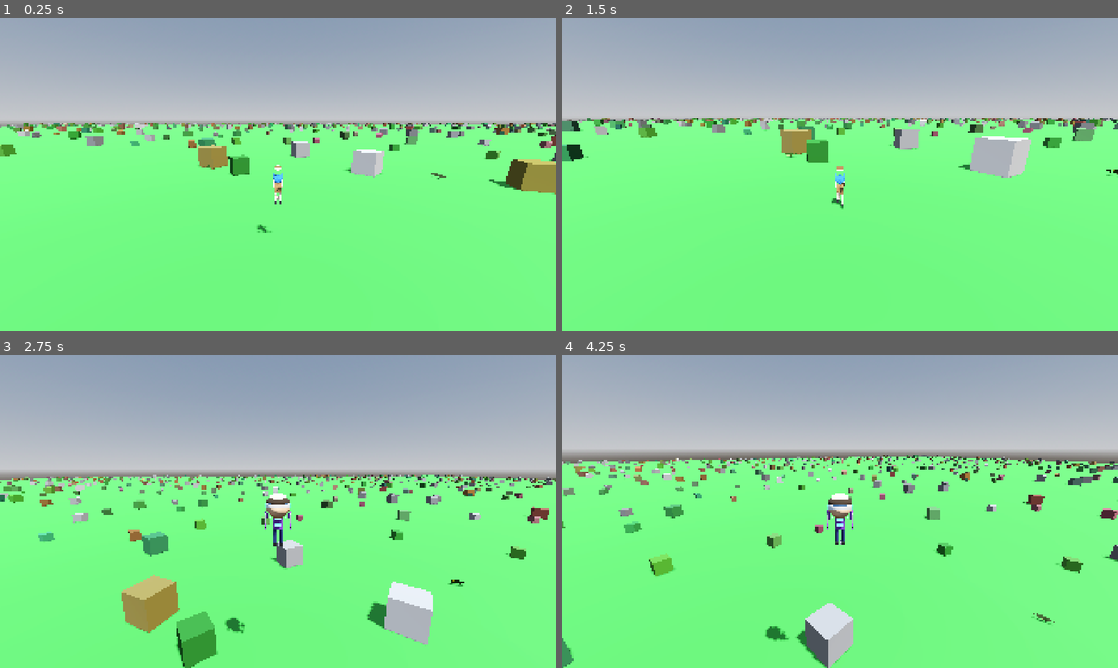
Above: before the commit, frames 1-4 (two rows, left to right).
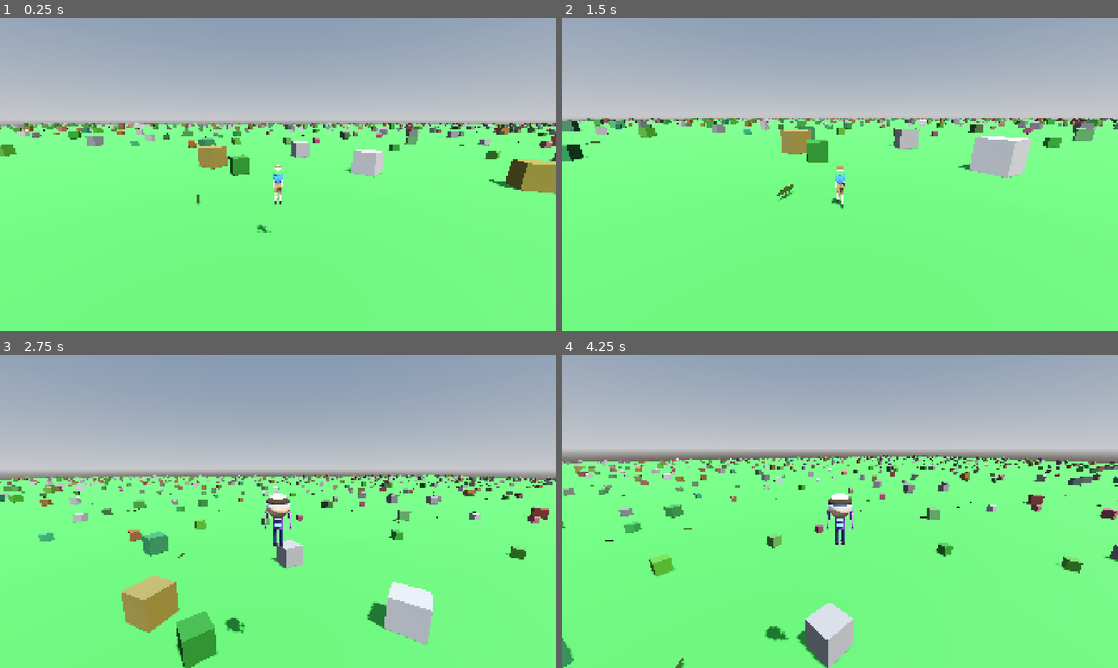
Above: after the commit, the same moments.

Repository: korjavin/godot-test1
Game: Godot game, scene res://scenes/main.tscn
Same seed, same stepped clock (60 frames per second), same inputs: the game is played once before the commit and once after it.
Inputs (mouse positions are in pixels of both pictures, inside the frame that each line leads up to):
- Up to frame 1 (0.25 s): no input
- Up to frame 2 (1.5 s): move the mouse to (867, 174) at 0.52 s; hold Ctrl (duck) 0.53-1.28 s; hold W (move_forward) from 0.53 s (still down); tap Space (jump) at 0.77 s; move the mouse to (812, 174) at 1.27 s; tap Shift (run) at 1.35 s
- Up to frame 3 (2.75 s): keep holding W (move_forward); tap Space (jump) at 1.52 s; move the mouse to (289, 505) at 2.02 s; hold E (switch_character) from 2.03 s (still down)
- Up to frame 4 (4.25 s): keep holding W (move_forward); move the mouse to (834, 517) at 2.77 s; release E (switch_character) at 2.78 s; tap Ctrl (duck) at 2.85 s; tap Space (jump) at 3.02, 3.77 s; move the mouse to (878, 514) at 3.52 s; hold Shift (run) from 3.53 s (still down)

The runs differ from the first frame. In frame 1, less than 0.1% of the frame differs, in the area x 0-94%, y 34-60%; in frame 2, 0.1%; in frame 3, less than 0.1%; in frame 4, 0.2%, in the area x 5-100%, y 32-100%.

Commit message:
Add dynamic crocodile spawning per terrain chunk
Crocodiles now spawn automatically with terrain chunks - 5 per chunk by default.
This makes the game much more challenging and creates an endless stream of enemies
as the player explores.

Changes:
- Added spawn_crocodiles configuration to endless_terrain.gd
- Added crocodiles_per_chunk parameter (default: 5)
- Added min_crocodile_spacing parameter (default: 8.0m)
- Implemented spawn_crocodiles_in_chunk() function
- Crocodiles spawn with deterministic randomness based on chunk coordinates
- Crocodiles are parented to chunks and removed when chunks despawn
- Removed static crocodiles from main.tscn

With render_distance=5, the player will be surrounded by approximately:
- 11x11 = 121 chunks
- 121 chunks × 5 crocodiles = ~605 crocodiles active at once
- Much more challenging gameplay!

Diff:
--- a/scenes/main.tscn
+++ b/scenes/main.tscn
@@ -1,8 +1,7 @@
-[gd_scene load_steps=7 format=3 uid="uid://clqb4rcmjrpgs"]
+[gd_scene load_steps=6 format=3 uid="uid://clqb4rcmjrpgs"]
 
 [ext_resource type="PackedScene" uid="uid://bqtq2xtxqnvvr" path="res://scenes/player.tscn" id="1_main"]
 [ext_resource type="Script" uid="uid://b07rwceo0eo4o" path="res://scripts/endless_terrain.gd" id="2_terrain"]
-[ext_resource type="PackedScene" uid="uid://crocodile01" path="res://scenes/characters/piglet_crocodile.tscn" id="3_crocodile"]
 
 [sub_resource type="ProceduralSkyMaterial" id="ProceduralSkyMaterial_1"]
 sky_horizon_color = Color(0.64625, 0.65575, 0.67075, 1)
@@ -31,18 +30,3 @@
 
 [node name="WorldEnvironment" type="WorldEnvironment" parent="."]
 environment = SubResource("Environment_1")
-
-[node name="Crocodile1" parent="." instance=ExtResource("3_crocodile")]
-transform = Transform3D(1, 0, 0, 0, 1, 0, 0, 0, 1, 8, 0.5, 5)
-
-[node name="Crocodile2" parent="." instance=ExtResource("3_crocodile")]
-transform = Transform3D(1, 0, 0, 0, 1, 0, 0, 0, 1, -12, 0.5, 8)
-
-[node name="Crocodile3" parent="." instance=ExtResource("3_crocodile")]
-transform = Transform3D(1, 0, 0, 0, 1, 0, 0, 0, 1, 15, 0.5, -10)
-
-[node name="Crocodile4" parent="." instance=ExtResource("3_crocodile")]
-transform = Transform3D(1, 0, 0, 0, 1, 0, 0, 0, 1, -8, 0.5, -15)
-
-[node name="Crocodile5" parent="." instance=ExtResource("3_crocodile")]
-transform = Transform3D(1, 0, 0, 0, 1, 0, 0, 0, 1, 20, 0.5, 12)
--- a/scripts/endless_terrain.gd
+++ b/scripts/endless_terrain.gd
@@ -44,9 +44,22 @@
 @export var object_size_min: float = 1.0
 @export var object_size_max: float = 2.5
 
+## Enable/disable crocodile spawning on terrain
+@export var spawn_crocodiles: bool = true
+
+## Number of crocodiles to spawn per chunk
+## Higher values = more dangerous terrain!
+@export var crocodiles_per_chunk: int = 5
+
+## Minimum distance between crocodiles (in meters)
+@export var min_crocodile_spacing: float = 8.0
+
 # ============================================================================
 # SECTION 2: INTERNAL STATE
 # ============================================================================
+
+## Preloaded crocodile scene for spawning
+var crocodile_scene: PackedScene
 
 ## Reference to the player node to track their position
 var player: Node3D
@@ -66,6 +79,12 @@
 	"""
 	Initialize the terrain system.
 	"""
+	# Load the crocodile scene for spawning
+	crocodile_scene = load("res://scenes/characters/piglet_crocodile.tscn")
+	if not crocodile_scene:
+		push_warning("Failed to load crocodile scene!")
+		spawn_crocodiles = false
+
 	# Find the player in the scene tree
 	# We'll use this to track where to generate terrain
 	await get_tree().process_frame  # Wait for scene to be fully ready
@@ -84,6 +103,7 @@
 	print("Endless Terrain System initialized!")
 	print("Chunk size: ", chunk_size, "m")
 	print("Render distance: ", render_distance, " chunks")
+	print("Crocodiles per chunk: ", crocodiles_per_chunk if spawn_crocodiles else 0)
 
 func _process(_delta: float) -> void:
 	"""
@@ -220,6 +240,10 @@
 	# Spawn objects in this chunk if enabled
 	if spawn_objects:
 		spawn_objects_in_chunk(chunk_pos, mesh_instance)
+
+	# Spawn crocodiles in this chunk if enabled
+	if spawn_crocodiles:
+		spawn_crocodiles_in_chunk(chunk_pos, mesh_instance)
 
 func spawn_objects_in_chunk(chunk_pos: Vector2i, parent_chunk: MeshInstance3D) -> void:
 	"""
@@ -328,6 +352,75 @@
 		parent_chunk.add_child(object_instance)
 		spawned_positions.append(object_pos)
 
+func spawn_crocodiles_in_chunk(chunk_pos: Vector2i, parent_chunk: MeshInstance3D) -> void:
+	"""
+	Spawns crocodile NPCs within a terrain chunk.
+
+	@param chunk_pos: Chunk coordinates for seeded random generation
+	@param parent_chunk: The chunk mesh to attach crocodiles to
+
+	EDUCATIONAL NOTE:
+	- Crocodiles are spawned dynamically with the terrain
+	- They are parented to the chunk so they're removed when chunk is removed
+	- This creates an endless stream of enemies as you explore
+	"""
+
+	if not crocodile_scene:
+		return
+
+	# Use chunk coordinates to create a unique but consistent seed
+	# Offset the hash value to get different positions than objects
+	var seed_value := hash(Vector2i(chunk_pos.x * 83492791, chunk_pos.y * 28411639))
+	var rng := RandomNumberGenerator.new()
+	rng.seed = seed_value
+
+	# Calculate the world position of this chunk's corner
+	var chunk_world_pos := chunk_to_world(chunk_pos)
+	var half_chunk := chunk_size / 2.0
+
+	# Store positions of spawned crocodiles to check spacing
+	var spawned_positions: Array[Vector3] = []
+
+	# Try to spawn crocodiles with proper spacing
+	var attempts := 0
+	var max_attempts := crocodiles_per_chunk * 5  # Allow multiple attempts per crocodile
+
+	while spawned_positions.size() < crocodiles_per_chunk and attempts < max_attempts:
+		attempts += 1
+
+		# Generate random position within chunk bounds
+		var margin := 3.0  # Keep away from edges
+		var random_x := rng.randf_range(-half_chunk + margin, half_chunk - margin)
+		var random_z := rng.randf_range(-half_chunk + margin, half_chunk - margin)
+		var crocodile_pos := Vector3(random_x, 0.5, random_z)  # Y=0.5 to spawn above ground
+
+		# Check if this position is far enough from existing crocodiles
+		var valid_position := true
+		for existing_pos in spawned_positions:
+			if crocodile_pos.distance_to(existing_pos) < min_crocodile_spacing:
+				valid_position = false
+				break
+
+		if not valid_position:
+			continue
+
+		# Instantiate the crocodile
+		var crocodile_instance = crocodile_scene.instantiate()
+		crocodile_instance.name = "Crocodile_%d_%d_%d" % [chunk_pos.x, chunk_pos.y, spawned_positions.size()]
+
+		# Position relative to chunk
+		crocodile_instance.position = crocodile_pos
+
+		# Random initial rotation for variety
+		crocodile_instance.rotation.y = rng.randf_range(0, TAU)
+
+		# Add to chunk (so it gets removed when chunk is removed)
+		parent_chunk.add_child(crocodile_instance)
+		spawned_positions.append(crocodile_pos)
+
+	if spawned_positions.size() > 0:
+		print("Spawned %d crocodiles in chunk (%d, %d)" % [spawned_positions.size(), chunk_pos.x, chunk_pos.y])
+
 func remove_chunk(chunk_pos: Vector2i) -> void:
 	"""
 	Removes a chunk from the scene to save memory.
